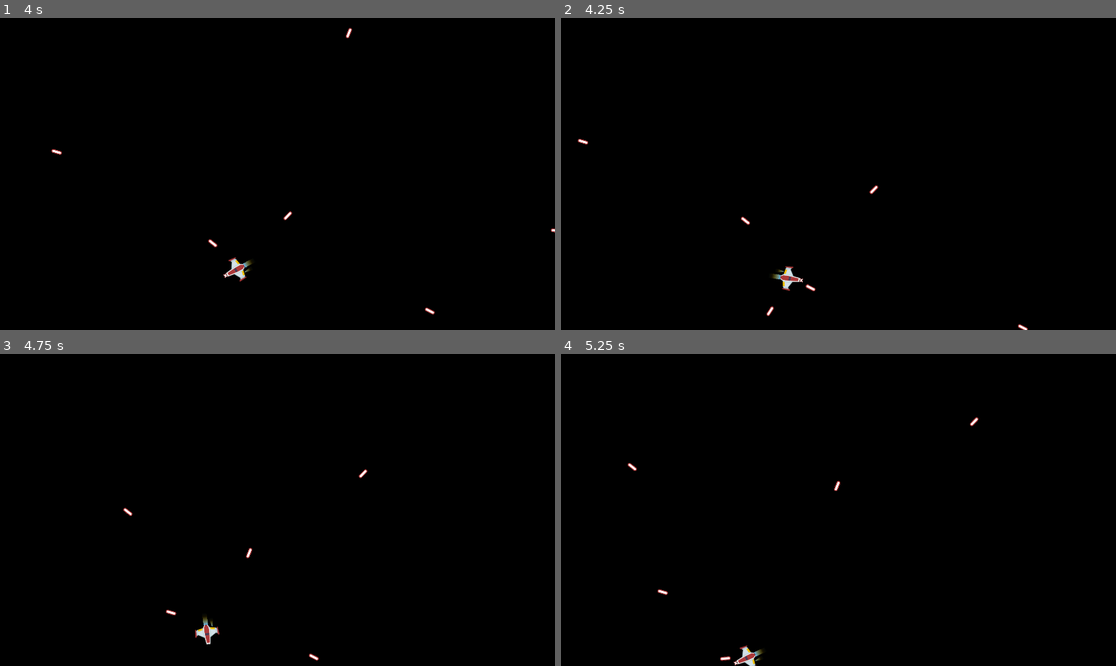
Above: before the commit, frames 1-4 (two rows, left to right).
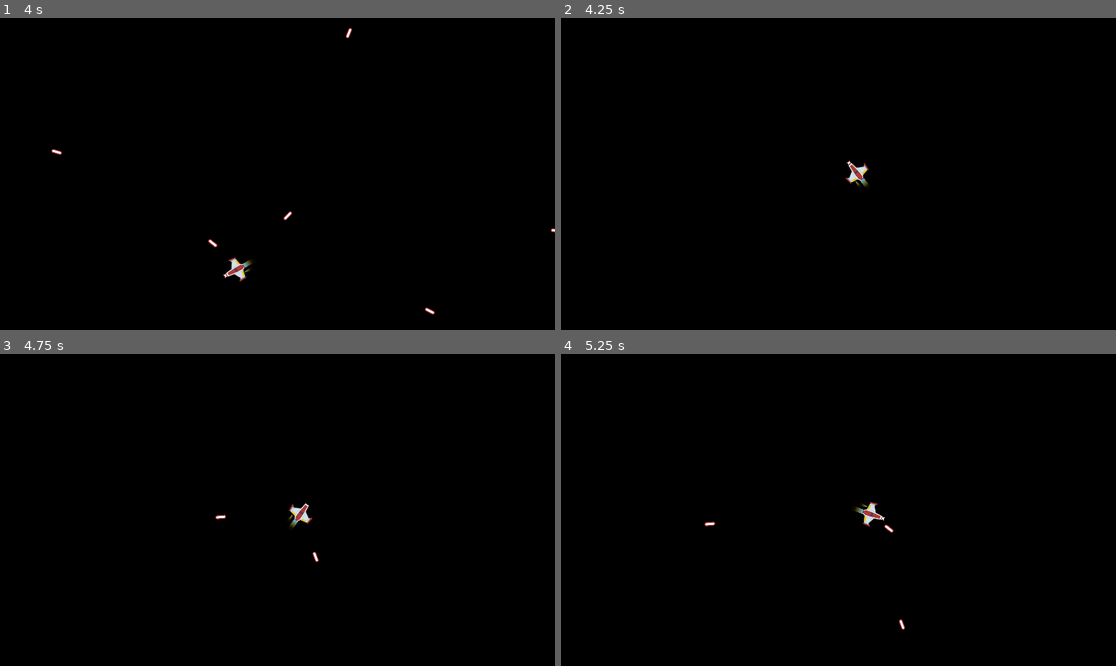
Above: after the commit, the same moments.

Repository: mandah0628/CMPT306_A2
Game: Godot game, scene res://Scenes/main.tscn
Same seed, same stepped clock (60 frames per second), same inputs: the game is played once before the commit and once after it.
Inputs:
- Up to frame 1 (4 s): tap Enter at 0.5 s; hold Right (move_right) 0.53-1.28 s; hold Space (fire) 0.53-1.28 s; hold Left (move_left) 1.28-2.03 s; tap Space (fire) at 1.35, 2.85 s; hold Space (fire) 2.03-2.78 s; hold Right (move_right) 2.03-3.53 s; hold Left (move_left) from 3.53 s (still down); hold Space (fire) from 3.53 s (still down)
- Up to frame 2 (4.25 s): keep holding Left (move_left); keep holding Space (fire); tap R (reset, bound only after the commit) at 4.15 s
- Up to frame 3 (4.75 s): keep holding Left (move_left); release Space (fire) at 4.28 s; tap Space (fire) at 4.35 s
- Up to frame 4 (5.25 s): keep holding Left (move_left); hold Space (fire) from 5.03 s (still down)

Frame 1 is identical in both runs. In frame 2, 0.5% of the frame differs, in the area x 3-85%, y 38-100%; in frame 3, 0.5%; in frame 4, 0.5%, in the area x 12-76%, y 20-100%.

Commit message:
speed, collision shape and texture set up for all 3 sizes

Diff:
--- /dev/null
+++ b/Resources/asteroid_large.tres
@@ -0,0 +1,4 @@
+[gd_resource type="CircleShape2D" format=3 uid="uid://cu6d7coe2ipj6"]
+
+[resource]
+radius = 47.0
--- /dev/null
+++ b/Resources/asteroid_medium.tres
@@ -0,0 +1,4 @@
+[gd_resource type="CircleShape2D" format=3 uid="uid://d0e7f2jkjaym8"]
+
+[resource]
+radius = 20.0
--- /dev/null
+++ b/Resources/asteroid_small.tres
@@ -0,0 +1,4 @@
+[gd_resource type="CircleShape2D" format=3 uid="uid://dlo2gplc6fvj"]
+
+[resource]
+radius = 46.0109
--- /dev/null
+++ b/Scenes/asteroid.tscn
@@ -0,0 +1,16 @@
+[gd_scene load_steps=4 format=3 uid="uid://drfj05rflm4gb"]
+
+[ext_resource type="Script" path="res://Scripts/asteroid.gd" id="1_pbua1"]
+[ext_resource type="Texture2D" uid="uid://b31jtuglvirjk" path="res://Textures/Texture 2/PNG/Meteors/meteorBrown_big4.png" id="2_jmvnf"]
+[ext_resource type="Shape2D" uid="uid://dlo2gplc6fvj" path="res://Resources/asteroid_small.tres" id="3_q1np1"]
+
+[node name="Asteroid" type="Area2D"]
+script = ExtResource("1_pbua1")
+
+[node name="Sprite2D" type="Sprite2D" parent="."]
+position = Vector2(0.5, 0)
+scale = Vector2(1.0102, 1)
+texture = ExtResource("2_jmvnf")
+
+[node name="CollisionShape2D" type="CollisionShape2D" parent="."]
+shape = ExtResource("3_q1np1")
--- /dev/null
+++ b/Scripts/asteroid.gd
@@ -0,0 +1,34 @@
+extends Area2D
+
+var movement_vector = Vector2(0,-1)
+var speed := 50.0
+
+enum AsteroidSize{SMALL,MEDIUM,LARGE}
+@export var size := AsteroidSize.LARGE
+
+@onready var sprite = $Sprite2D
+@onready var collision_shape = $CollisionShape2D
+
+
+func _ready():
+	rotation=randf_range(0, 2*PI)
+
+	match size:
+		AsteroidSize.LARGE:
+			speed = randf_range(50,100)
+			sprite.texture = preload("res://Textures/Texture 2/PNG/Meteors/meteorBrown_big3.png")
+			collision_shape.shape = preload("res://Resources/asteroid_large.tres")
+		AsteroidSize.MEDIUM:
+			speed = randf_range(100,150)
+			sprite.texture = preload("res://Textures/Texture 2/PNG/Meteors/meteorBrown_med3.png")
+			collision_shape.shape = preload("res://Resources/asteroid_medium.tres")
+		AsteroidSize.SMALL:
+			speed = randf_range(150, 200)
+			sprite.texture = preload("res://Textures/Texture 2/PNG/Meteors/meteorBrown_small2.png")
+			collision_shape.shape = preload("res://Resources/asteroid_small.tres")
+
+
+
+
+func _physics_process(delta):
+	global_position +=movement_vector.rotated(rotation) * speed * delta
--- a/Scripts/main.gd
+++ b/Scripts/main.gd
@@ -6,5 +6,9 @@
 func _ready():
 	player.connect("laser_shot", on_player_laser_shot)
 
+func _process(delta):
+	if Input.is_action_just_pressed("reset"):
+		get_tree().reload_current_scene()
+
 func on_player_laser_shot(laser):
 	lasers.add_child(laser)
--- a/project.godot
+++ b/project.godot
@@ -47,6 +47,11 @@
 "events": [Object(InputEventKey,"resource_local_to_scene":false,"resource_name":"","device":-1,"window_id":0,"alt_press …(195 unchanged characters)…
 ]
 }
+reset={
+"deadzone": 0.5,
+"events": [Object(InputEventKey,"resource_local_to_scene":false,"resource_name":"","device":-1,"window_id":0,"alt_pressed":false,"shift_pressed":false,"ctrl_pressed":false,"meta_pressed":false,"pressed":false,"keycode":0,"physical_keycode":82,"key_label":0,"unicode":114,"location":0,"echo":false,"script":null)
+]
+}
 
 [layer_names]
 
